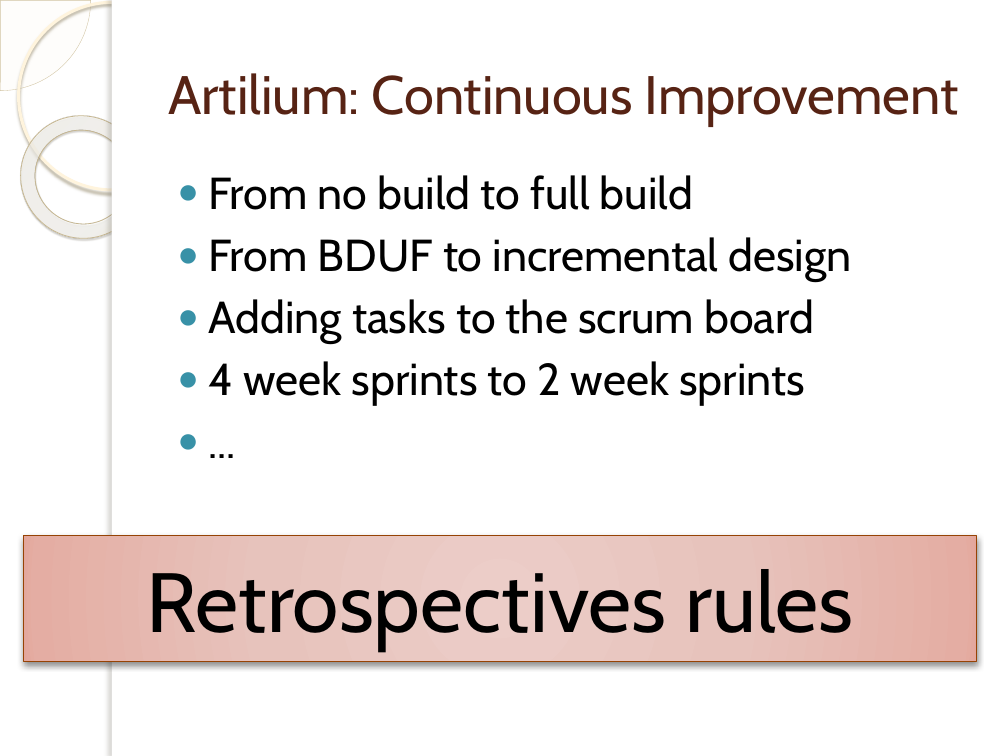
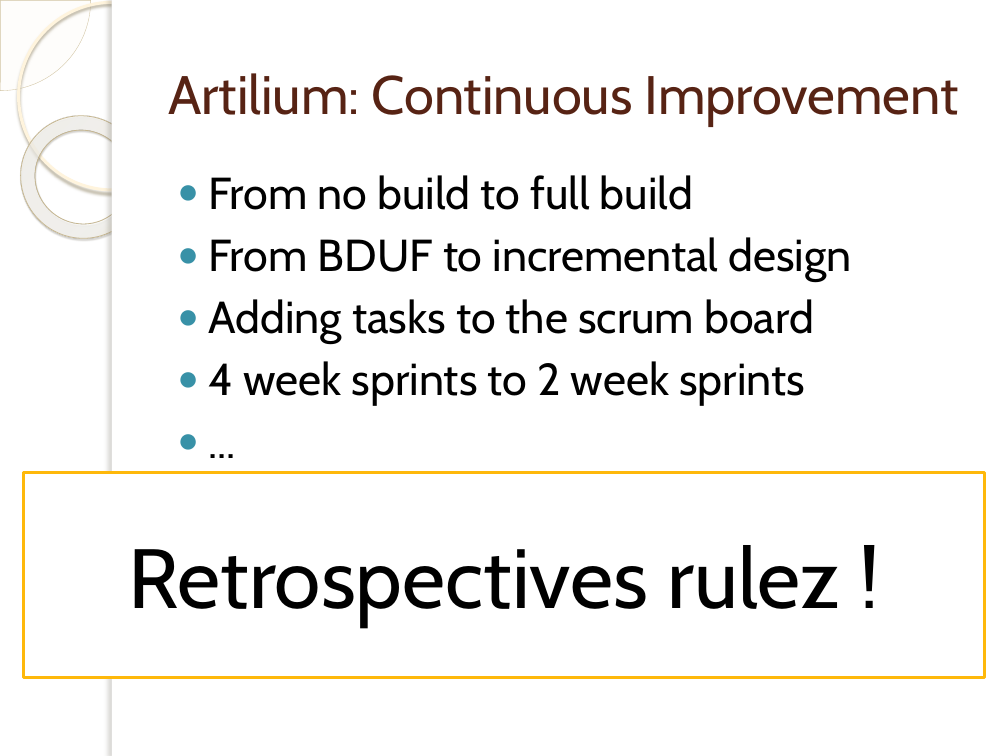
Before and after one commit to michelgrootjans/foresee, a slide deck: slide 10 of Agile.net/Artilium.pptx (slide 9 before the commit). Drawn at 1008x756 pixels with LibreOffice and Linux fonts; fonts in the diff are those of the drawing; background and template pictures are left out. Boxes give left, top, right and bottom in pixels: in the first picture for what was removed or moved away, otherwise in the second. Text is boxed around its words. In the diff, an @@ line names an element or a change of style, - is before the commit and + after.

```diff
--- a/Agile.net/Artilium.pptx
+++ b/Agile.net/Artilium.pptx
@@ rectangle "Retrospectives rulez !": place and size @@
-rectangle "Retrospectives rulez !" at (23, 535, 976, 661)
+rectangle "Retrospectives rulez !" at (23, 473, 984, 677)
@@ rectangle "Retrospectives rulez !" at (23, 473, 984, 677): fill gradient #ECCEC9 to #E9C3BC to #E4AFA4 to #E4A89B to #FFFFFF; outline #964305 0.75 pt to #FEB80A 2 pt; shadow off @@
@@ text in rectangle at (129, 545, 840, 626): text changed @@
-Retrospectives rules
+Retrospectives rulez !
```
Also in this commit, not shown: 2 other slides changed, 4 slides added, 1 other file.
